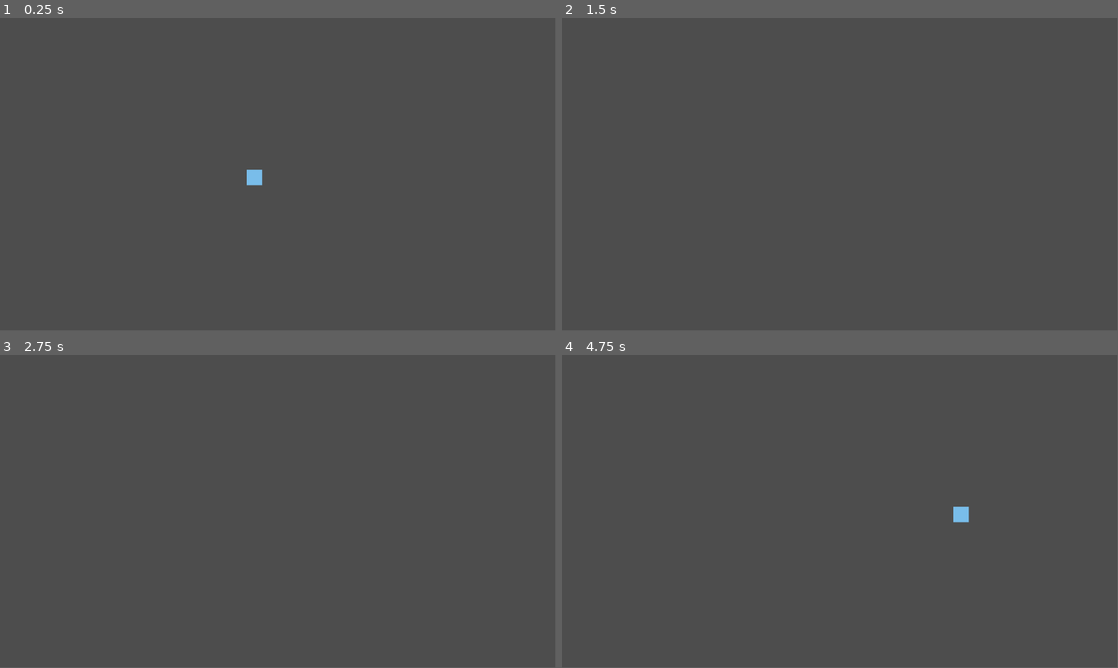
Above: before the commit, frames 1-4 (two rows, left to right).
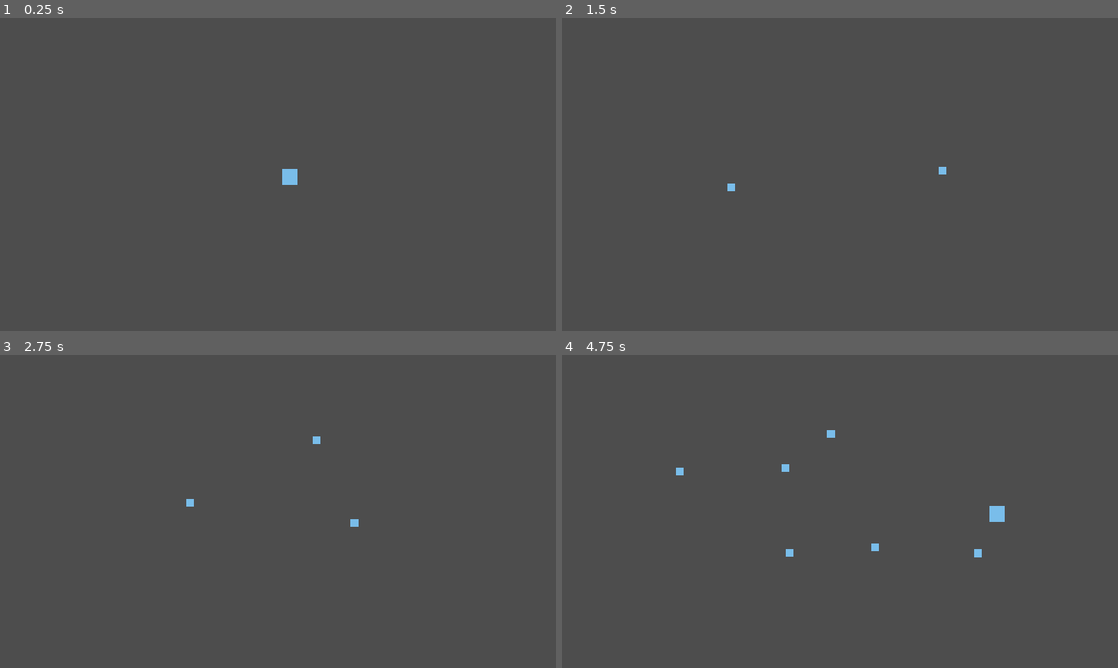
Above: after the commit, the same moments.

Repository: Maciekarp/eating-frenzy
Game: Godot game, scene res://scene/main.tscn
The game is run twice, just before and just after one commit, with the same random seed, the same clock (stepped at 60 frames per second) and the same inputs.
Inputs (mouse positions are in pixels of both pictures, inside the frame that each line leads up to):
- Up to frame 1 (0.25 s): no input
- Up to frame 2 (1.5 s): tap Enter at 0.5 s; move the mouse to (962, 158) at 0.52 s; press the mouse at (962, 158) at 0.53 s; hold D (move right) 0.53-1.28 s; move the mouse to (728, 190) at 1.27 s; release the mouse at (728, 190) at 1.28 s; hold Down (move down) from 1.28 s (still down); click (728, 190) at 1.35 s
- Up to frame 3 (2.75 s): move the mouse to (333, 442) at 2.02 s; release Down (move down) at 2.03 s; press the mouse at (333, 442) at 2.03 s; hold D (move right) from 2.03 s (still down)
- Up to frame 4 (4.75 s): move the mouse to (812, 574) at 2.77 s; release D (move right) at 2.78 s; release the mouse at (812, 574) at 2.78 s; hold W (move up) 2.78-3.53 s; click (812, 574) at 2.85 s; move the mouse to (1006, 558) at 3.52 s; press the mouse at (1006, 558) at 3.53 s; hold A (move left) from 3.53 s (still down); move the mouse to (673, 464) at 4.27 s; release the mouse at (673, 464) at 4.28 s; click (673, 464) at 4.35 s
In our replay, the window is 799x449 before the commit and 800x450 after it. These sizes can differ from the game's own. Grey fills any space a smaller window leaves; there, only what the larger window draws over its background counts as a difference.

The runs differ from the first frame. In frame 1, 0.3% of the frame differs, in the area x 44-54%, y 48-54%; in frame 2, less than 0.1%; in frame 3, 0.1%; in frame 4, 0.5%, in the area x 20-80%, y 24-65%.

Commit message:
Added initial enemy system

Diff:
--- a/project.godot
+++ b/project.godot
@@ -14,6 +14,10 @@
 run/main_scene="res://scene/main.tscn"
 config/features=PackedStringArray("4.3", "GL Compatibility")
 config/icon="res://icon.svg"
+
+[display]
+
+window/stretch/mode="canvas_items"
 
 [input]
 
@@ -41,6 +45,11 @@
 , Object(InputEventKey,"resource_local_to_scene":false,"resource_name":"","device":-1,"window_id":0,"alt_pressed":false …(186 unchanged characters)…
 ]
 }
+click={
+"deadzone": 0.5,
+"events": [Object(InputEventMouseButton,"resource_local_to_scene":false,"resource_name":"","device":-1,"window_id":0,"alt_pressed":false,"shift_pressed":false,"ctrl_pressed":false,"meta_pressed":false,"button_mask":1,"position":Vector2(68, 15),"global_position":Vector2(77, 61),"factor":1.0,"button_index":1,"canceled":false,"pressed":true,"double_click":false,"script":null)
+]
+}
 
 [rendering]
 
--- /dev/null
+++ b/scene/enemy.tscn
@@ -0,0 +1,19 @@
+[gd_scene load_steps=4 format=3 uid="uid://cuamqie7pdiqg"]
+
+[ext_resource type="Texture2D" uid="uid://criedppp3pfa0" path="res://sprites/stock_blue_square.png" id="1_l4rj6"]
+[ext_resource type="Script" path="res://scripts/fish.gd" id="1_vwwqc"]
+
+[sub_resource type="RectangleShape2D" id="RectangleShape2D_ctl50"]
+size = Vector2(22, 20)
+
+[node name="Enemy" type="Node2D"]
+script = ExtResource("1_vwwqc")
+
+[node name="Sprite2D" type="Sprite2D" parent="."]
+scale = Vector2(0.5, 0.5)
+texture = ExtResource("1_l4rj6")
+
+[node name="Area2D" type="Area2D" parent="."]
+
+[node name="CollisionShape2D" type="CollisionShape2D" parent="Area2D"]
+shape = SubResource("RectangleShape2D_ctl50")
--- a/scene/main.tscn
+++ b/scene/main.tscn
@@ -1,9 +1,18 @@
-[gd_scene load_steps=2 format=3 uid="uid://jntaelftcrtk"]
+[gd_scene load_steps=4 format=3 uid="uid://jntaelftcrtk"]
 
+[ext_resource type="Script" path="res://scripts/main.gd" id="1_aed0k"]
 [ext_resource type="PackedScene" uid="uid://p2eeq4noooob" path="res://scene/player.tscn" id="1_d67s7"]
+[ext_resource type="PackedScene" uid="uid://cuamqie7pdiqg" path="res://scene/enemy.tscn" id="2_4lqvg"]
 
 [node name="main" type="Node2D"]
+script = ExtResource("1_aed0k")
+fish_instance = ExtResource("2_4lqvg")
 
 [node name="Player" parent="." instance=ExtResource("1_d67s7")]
-position = Vector2(528, 331)
+position = Vector2(25, 5)
 move_speed = 1000.0
+
+[node name="Camera2D" type="Camera2D" parent="."]
+
+[connection signal="eaten" from="Player" to="." method="_on_player_eaten"]
+[connection signal="got_eaten" from="Player" to="." method="_on_player_got_eaten"]
--- a/scene/player.tscn
+++ b/scene/player.tscn
@@ -1,10 +1,20 @@
-[gd_scene load_steps=3 format=3 uid="uid://p2eeq4noooob"]
+[gd_scene load_steps=4 format=3 uid="uid://p2eeq4noooob"]
 
 [ext_resource type="Texture2D" uid="uid://criedppp3pfa0" path="res://sprites/stock_blue_square.png" id="1_05a1y"]
 [ext_resource type="Script" path="res://scripts/player.gd" id="1_kj2pg"]
+
+[sub_resource type="RectangleShape2D" id="RectangleShape2D_qpp47"]
+size = Vector2(36, 36)
 
 [node name="Player" type="Node2D"]
 script = ExtResource("1_kj2pg")
 
 [node name="Sprite2D" type="Sprite2D" parent="."]
 texture = ExtResource("1_05a1y")
+
+[node name="Area2D" type="Area2D" parent="."]
+
+[node name="CollisionShape2D" type="CollisionShape2D" parent="Area2D"]
+shape = SubResource("RectangleShape2D_qpp47")
+
+[connection signal="area_entered" from="Area2D" to="." method="_on_area_2d_area_entered"]
--- /dev/null
+++ b/scripts/fish.gd
@@ -0,0 +1,24 @@
+extends Node2D
+
+var size: float = 0.5
+
+@export var move_speed:float = 50
+@export var reset_dist:float = 50
+
+
+var swim_To: Vector2
+
+
+func setSwimTo(new_swim_to: Vector2) -> void:
+	swim_To = new_swim_to
+
+# Called when the node enters the scene tree for the first time.
+func _ready() -> void:
+	pass # Replace with function body.
+
+
+# Called every frame. 'delta' is the elapsed time since the previous frame.
+func _process(delta: float) -> void:
+	if global_position.distance_to(swim_To) < reset_dist:
+		setSwimTo(Vector2(randf_range(-500, 500), randf_range(-300, 300)))
+	global_position = global_position + global_position.direction_to(swim_To) * delta * move_speed
--- /dev/null
+++ b/scripts/main.gd
@@ -0,0 +1,36 @@
+extends Node2D
+
+@export var fish_instance: Resource
+
+var allFish: Array[Node] = []
+
+# Called when the node enters the scene tree for the first time.
+func _ready() -> void:
+    pass # Replace with function body.
+
+
+# Called every frame. 'delta' is the elapsed time since the previous frame.
+func _process(delta: float) -> void:
+    pass
+
+func _input(event):
+    if event.is_action_pressed("click"):
+        #spawn fish at position
+        var tempFish = fish_instance.instantiate()
+        tempFish.global_position = get_global_mouse_position()
+        if tempFish.has_method("setSwimTo"):
+            tempFish.setSwimTo(Vector2(randf_range(-500, 500), randf_range(-300, 300)))
+        else:
+            print(fish_instance.resource_name + " fish_instance does not have setSwimTo method")
+        allFish.append(tempFish)
+        add_child(tempFish)
+
+
+func _on_player_eaten(other: Node) -> void:
+    allFish.erase(other)
+    other.queue_free()
+    print("eaten ", other)
+
+
+func _on_player_got_eaten(other: Node) -> void:
+    print("got eaten by ", other)
--- a/scripts/player.gd
+++ b/scripts/player.gd
@@ -1,4 +1,9 @@
 extends Node2D
+
+signal eaten(other:Node)
+signal got_eaten(other:Node)
+
+var size: float = 1
 
 @export var move_speed: float = 1
 
@@ -17,3 +22,15 @@
 		global_position = global_position + delta * Vector2(-1,0) * move_speed
 	if Input.is_action_pressed("move right"):
 		global_position = global_position + delta * Vector2(1,0) * move_speed
+
+
+func _on_area_2d_area_entered(area: Area2D) -> void:
+	if area.get_parent().size <= size:
+		#eat
+		eaten.emit(area.get_parent())
+		pass
+	else:
+		#get eaten
+		got_eaten.emit(area.get_parent())
+		pass
+	pass # Replace with function body.
